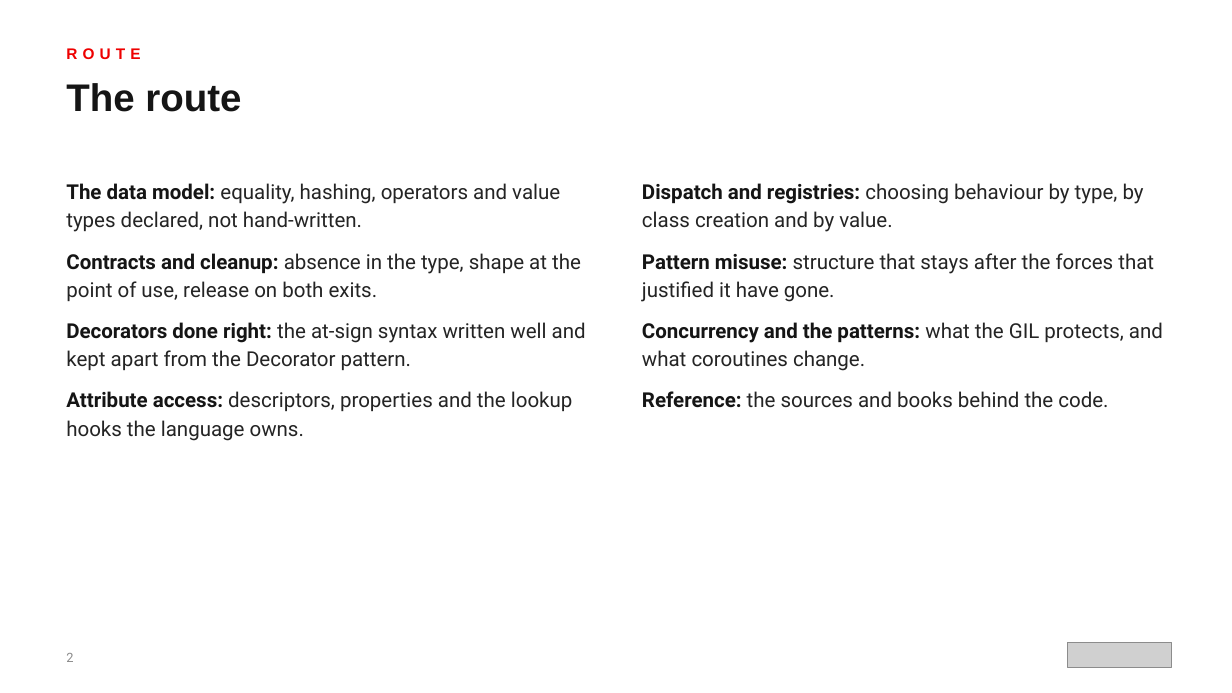
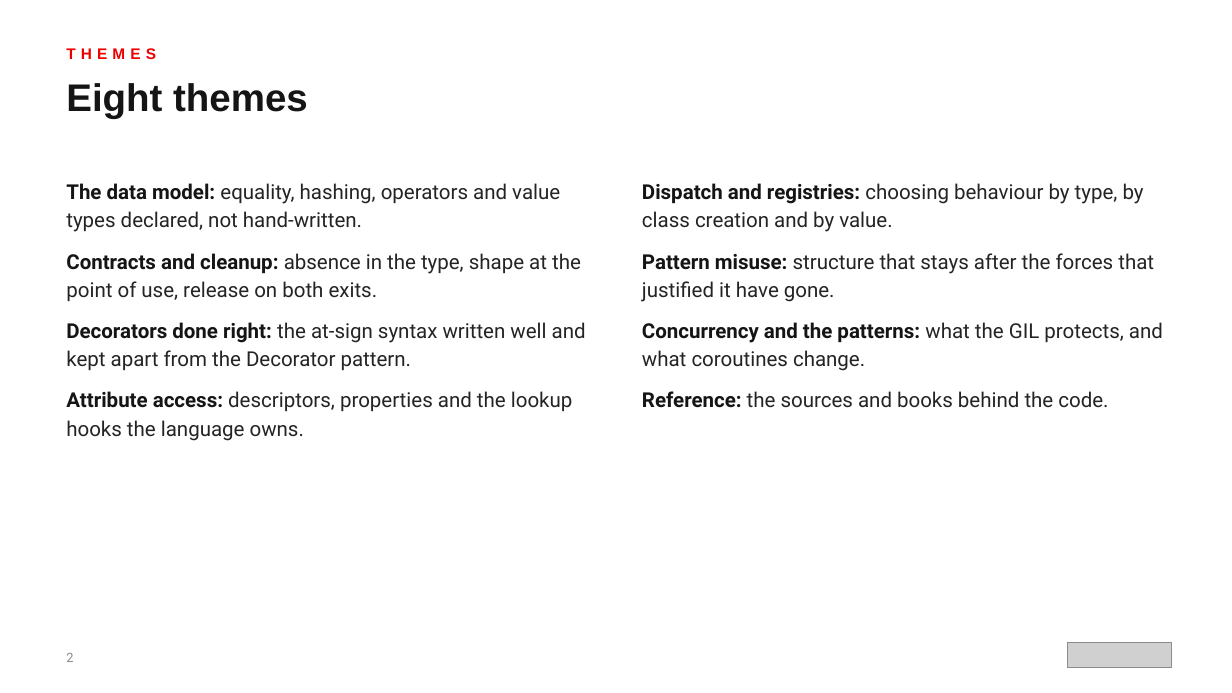
Before and after one commit to patterncatalyst/design-patterns-with-python, a slide deck: slide 2 of presentation/design-patterns-with-python-201-idiomatic-python.pptx. Drawn at 1232x693 pixels with LibreOffice and Linux fonts; fonts in the diff are those of the drawing; grey boxes stand for pictures. Boxes give left, top, right and bottom in pixels: in the first picture for what was removed or moved away, otherwise in the second. Text is boxed around its words. In the diff, an @@ line names an element or a change of style, - is before the commit and + after.

```diff
--- a/presentation/design-patterns-with-python-201-idiomatic-python.pptx
+++ b/presentation/design-patterns-with-python-201-idiomatic-python.pptx
@@ text at [66, 48, 156, 59]: text changed @@
-ROUTE
+THEMES
@@ text at [66, 83, 308, 119]: text changed @@
-The route
+Eight themes
```
Also in this commit, not shown: 3 other slides changed, 3 other files.
